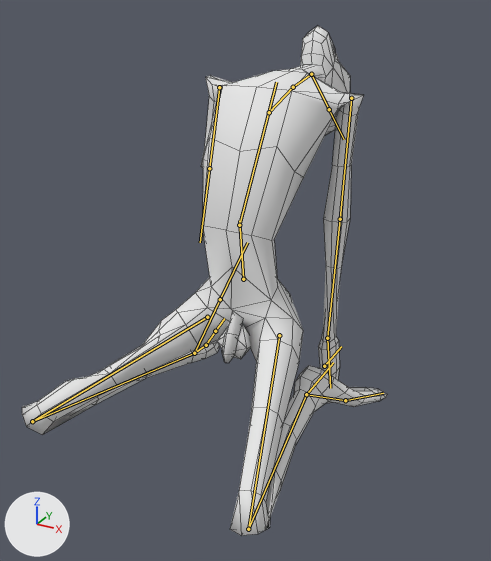
Two versions of the FBX model Assets/Models/Entities/Zombie.fbx, one commit apart.
Camera for both pictures: a 50 mm lens placed at (0.0086, -0.01141, 0.01093), pointed at (0.0007, 0.00295, 0.00374). Lighting does not change. The marker at lower left points along +X, +Y and +Z. The picture after the commit comes second. Both versions are drawn at frame 1 of the action 'Armature.001|Idle'; the numbers are the values there. The bones that change, and the others that lie on the model, are drawn over the model as lines. Mesh edges are drawn as thin lines.

Names of what the first picture shows: 'BezierCurve.003'.
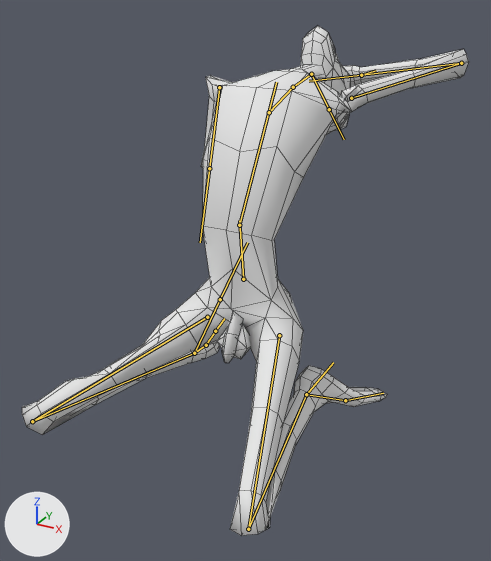
Boxes [x1, y1, x2, y2] around the edits, measured in the pictures (491 x 561 px):
```json
{"object": "BezierCurve.003", "change": "posed", "before": [22, 26, 387, 536], "after": [22, 26, 469, 536], "on screen": "22% wider"}
{"bone": "Arm.L", "before": "(351, 98) to (340, 219)", "after": "(351, 98) to (461, 63)"}
{"bone": "Forearm.R", "before": "(340, 219) to (327, 338)", "after": "(461, 63) to (361, 75)"}
{"bone": "Hand.L", "before": "(327, 338) to (330, 388)", "after": "(361, 75) to (309, 81)"}
```

The change, as JSON lines over the scene's bpy script:
```json
{"block": "bone_arm_l", "where": "bone_arm_l = bpy.data.objects['Armature.001'].pose.bones['Arm.L']  # child of 'Spine'"}
{"op": "set", "path": "bone_arm_l.rotation_quaternion", "old": "(0.644, -0.447, -0.293, 0.547)", "new": "(0.596, 0.011, 0.697, 0.399)", "note": "degrees (-64, 6, 77) -> degrees (87, 55, 120)"}
{"block": "bone_forearm_r", "where": "bone_forearm_r = bpy.data.objects['Armature.001'].pose.bones['Forearm.R']  # child of 'Arm.L'"}
{"op": "set", "path": "bone_forearm_r.rotation_quaternion", "old": "(1.0, 0.014, 0.0, -0.007)", "new": "(0.558, -0.751, 0.0, 0.353)", "note": "degrees (2, 0, -1) -> degrees (-99, 32, 28)"}
{"block": "bone_hand_l", "where": "bone_hand_l = bpy.data.objects['Armature.001'].pose.bones['Hand.L']  # child of 'Forearm.R'"}
{"op": "set", "path": "bone_hand_l.rotation_quaternion", "old": "(0.656, 0.035, -0.751, -0.06)", "new": "(0.974, -0.194, 0.033, 0.111)", "note": "degrees (-46, -101, 44) -> degrees (-22, 6, 12)"}
```
